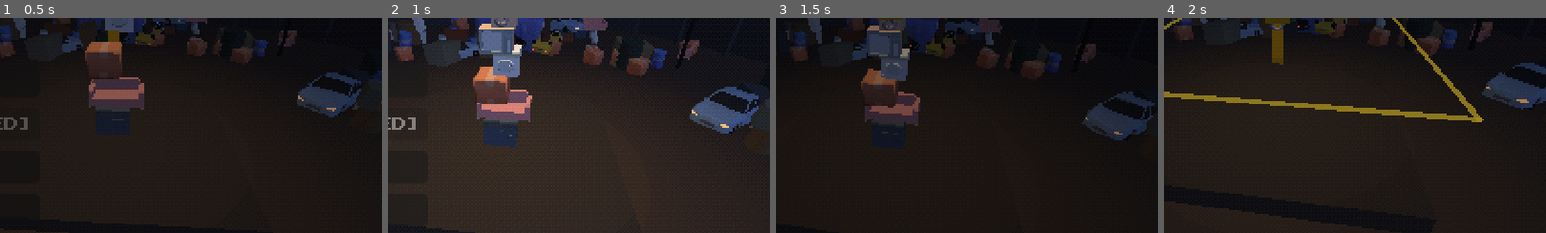
Above: before the commit, frames 1-4 (left to right).
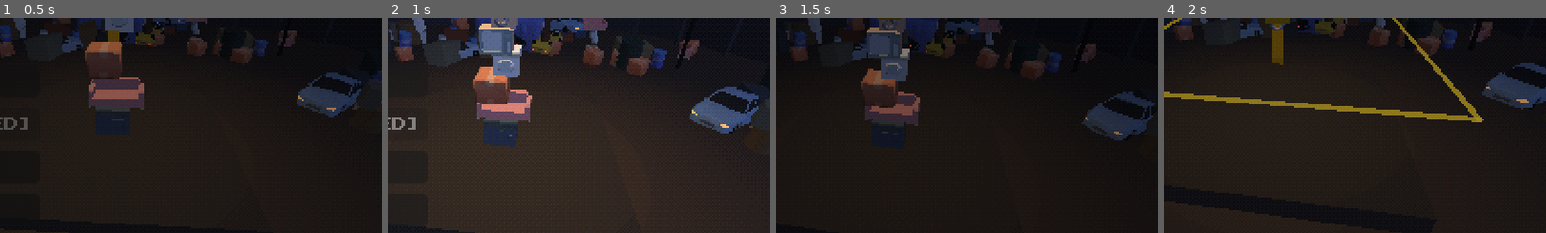
Above: after the commit, the same moments.

Repository: coconutTM/Stack-Chaos
Game: Godot game, scene res://scenes/main.tscn
Two runs of this game, one before a commit and one after it. Both use one fixed random seed, a clock stepped at 60 frames per second and the inputs below.
Inputs:
- Up to frame 1 (0.5 s): no input
- Up to frame 2 (1 s): click "PLAY" at 0.5 s
- Up to frame 3 (1.5 s): click "PLAY" at 1.25 s
- Up to frame 4 (2 s): no input
The pictures show only the part of the screen within x 35-85%, y 30-80%; the shares and areas given below are measured in that part.

Frame 1 is identical in both runs. In frame 2, 0.2% of the frame differs, in the area x 22-37%, y 4-36%; in frame 3, 0.2%, in the area x 23-34%, y 3-49%; in frame 4, nothing differs.

Commit message:
Steadier tall stacks: lower center of mass, minimum angular damping
Block._ready() moves the center of mass 40% of the shape height below the
middle and raises angular_damp to at least 3.0.

Benchmark (boxy 16-piece towers aimed at the centre +-0.12 m, 200 runs):
  collapsed pieces per run 5.99 -> 3.50, runs with a collapse 68% -> 40%,
  average final height 7.6 -> 10.3 m.
Overhang check: plank centre 0.85 m past crate centre still holds (~24 deg),
1.0 m still falls. Tuning the jelly bonds did not help, so they are unchanged.

Co-Authored-By: Claude Opus 5.5 <noreply@anthropic.com>

Diff:
--- a/scripts/block.gd
+++ b/scripts/block.gd
@@ -29,6 +29,11 @@
 const BOND_BREAK_ANGLE := 0.6        # หมุนคลาดเกินกี่เรเดียน (~35°) = พันธะขาด
 const BOND_CALM_TIME := 0.08         # สองชิ้นแตะกันและ "เกือบนิ่ง" ต่อเนื่องเท่านี้ (วินาที) ถึงเกิดพันธะ (สั้น = จับท่าตอนเพิ่งลงวาง ก่อนกองเริ่มเอียง)
 const BOND_DEADZONE := 0.01          # คลาดน้อยกว่านี้ไม่ออกแรง → ชิ้นได้หลับ/นิ่ง (settled)
+
+# ความนิ่งของกองสูง (จูนด้วย benchmark กองทรงกล่อง 16 ชิ้น 200 รอบ: ชิ้นที่ร่วงต่อรอบ 5.99 → 3.50, รอบที่กองล้ม 68% → 40%)
+# แผ่นไม้วางจนกึ่งกลางเลยกลางลัง 0.85 ม. ยังค้าง (เอียง ~24°) / 1.0 ม. ยังล้ม → วางพลาดมากๆ ยังล้มจริง
+const COM_DROP := 0.4           # ศูนย์ถ่วงต่ำกว่ากึ่งกลางกี่เท่าของความสูงกล่องชน (ล้มยากขึ้นแบบตุ๊กตาล้มลุก)
+const MIN_ANGULAR_DAMP := 3.0   # angular_damp ขั้นต่ำของทุกชิ้น (ค่าใน .tscn ต่ำกว่านี้ถูกยกขึ้น: กล่อง 0.6, ทรงกลม 1.8 → 3.0) ลดการโยก/พลิกของกองสูง
 
 const SCENES := {
 	Kind.CRATE: preload("res://scenes/blocks/block_crate.tscn"),
@@ -90,6 +95,11 @@
 		var mi := child as MeshInstance3D
 		if mi:
 			mi.material_override = Psx.from_standard(mi.material_override)
+
+	# กองสูงนิ่งขึ้น: ศูนย์ถ่วงต่ำลง + หน่วงการหมุนขั้นต่ำ (ทำหลัง _setup_car ที่ตั้งกล่องชนของรถ)
+	angular_damp = maxf(angular_damp, MIN_ANGULAR_DAMP)
+	center_of_mass_mode = RigidBody3D.CENTER_OF_MASS_MODE_CUSTOM
+	center_of_mass = Vector3(0.0, -_shape_size().y * COM_DROP, 0.0)
 
 	# ตอนแรกให้ลอยค้างไว้ ให้ผู้เล่นเลื่อนด้วยเมาส์
 	continuous_cd = true
Not shown, changed: CLAUDE.md
